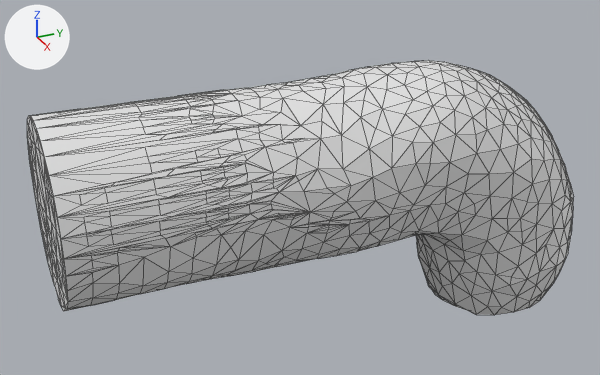
A saved change to the glTF model Boil 'n Bubble/BlenderMeshes/Items/Nozzle.glb.
Rendered twice from a 50 mm camera at (2.36, -0.93, 3.37) aimed at (-0.08, 0.17, 2.15). The axes (+X, +Y, +Z) are drawn at upper left. The lights are the same throughout. Mesh edges are drawn as thin lines. Where no turn or scale is listed for an object, it has been applied to the vertices.
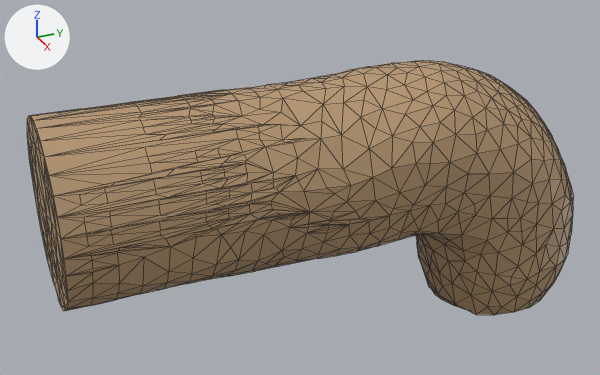
Where the change shows, as pixel boxes [x1, y1, x2, y2] in the pictures (600 x 375 px):
'Cylinder', recoloured (grey to brown)
    both: [27, 60, 573, 315]

Diff of the bpy script that builds the scene:
```diff
--- a/Boil 'n Bubble/BlenderMeshes/Items/Nozzle.glb.py
+++ b/Boil 'n Bubble/BlenderMeshes/Items/Nozzle.glb.py
@@ img_nozzle_uv_map @@
+img_nozzle_uv_map = load_image('Nozzle UV Map', '_unpacked/Nozzle_UV_Map', 1024, 1024, 'sRGB')
@@ mat_material_001 @@
+mat_material_001 = principled_material('Material.001')
+mat_material_001.texture = img_nozzle_uv_map
@@ me_cylinder @@
 me_cylinder.from_pydata(...)  # 1336 vertices, 2668 faces; spans x -0.3..0.31, y -1.67..0.29, z -0.24..0.75
+me_cylinder.materials.append(mat_material_001)  # picture img_nozzle_uv_map
```
